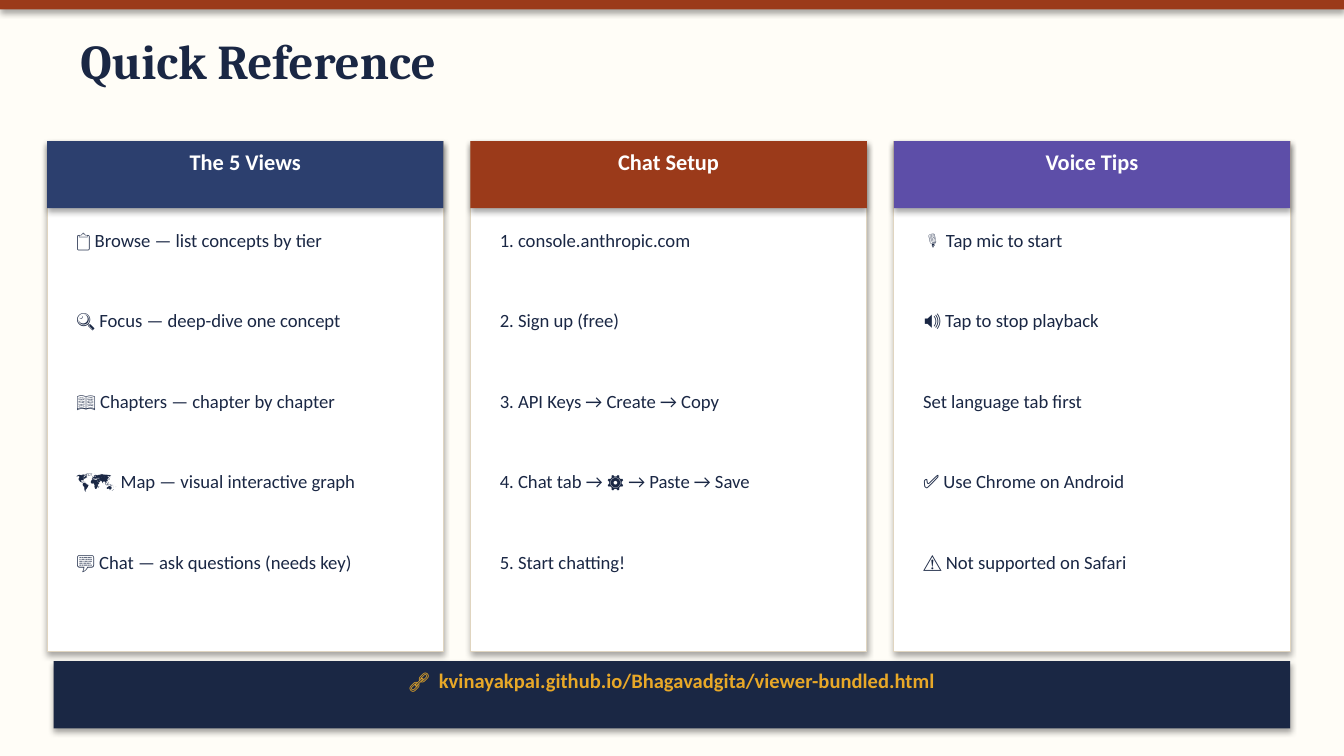
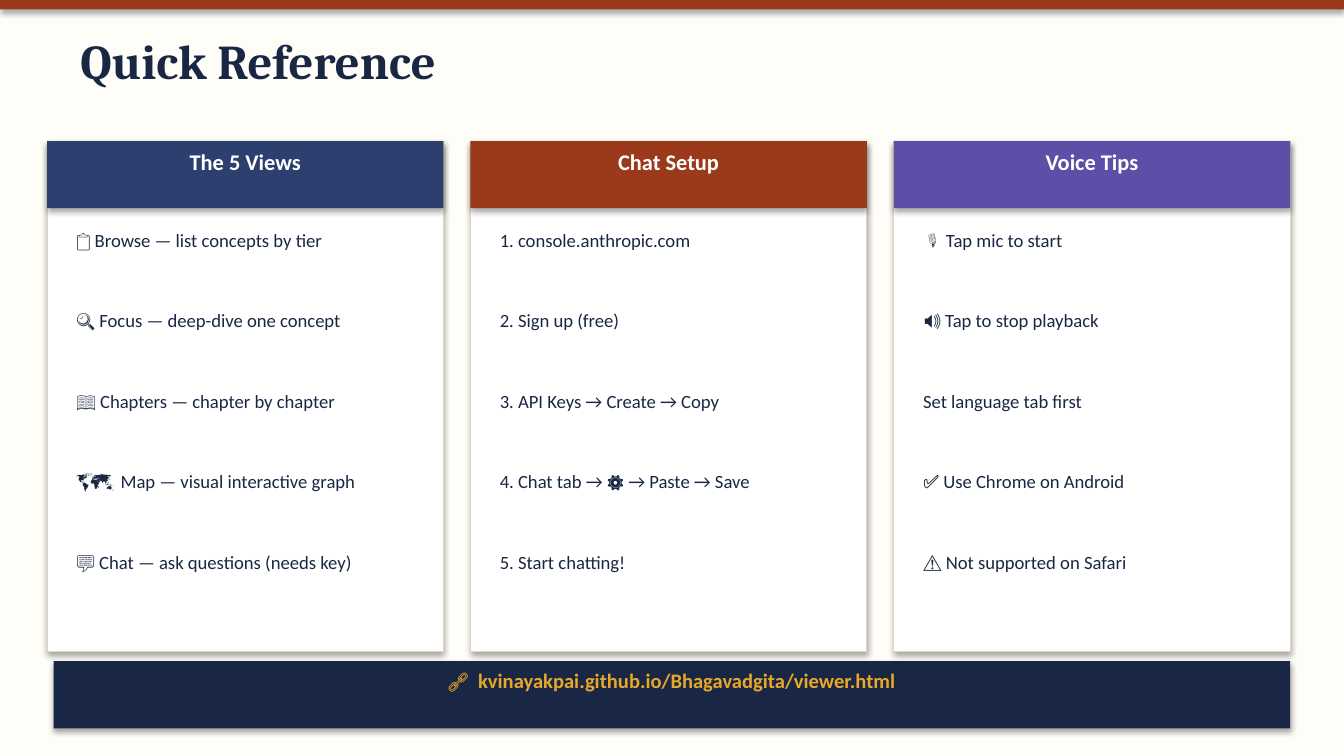
Before and after one commit to kvinayakpai/Bhagavadgita, a slide deck: slide 11 of Tatvam_Jalam_User_Guide.pptx. Drawn at 1344x756 pixels with LibreOffice and Linux fonts; fonts in the diff are those of the drawing. Boxes give left, top, right and bottom in pixels: in the first picture for what was removed or moved away, otherwise in the second. Text is boxed around its words. In the diff, an @@ line names an element or a change of style, - is before the commit and + after.

```diff
--- a/Tatvam_Jalam_User_Guide.pptx
+++ b/Tatvam_Jalam_User_Guide.pptx
@@ text at bbox=[478, 673, 895, 692]: text changed @@
-🔗 kvinayakpai.github.io/Bhagavadgita/viewer-bundled.html
+🔗 kvinayakpai.github.io/Bhagavadgita/viewer.html
```
Also in this commit, not shown: 7 other slides changed, 4 other files.
